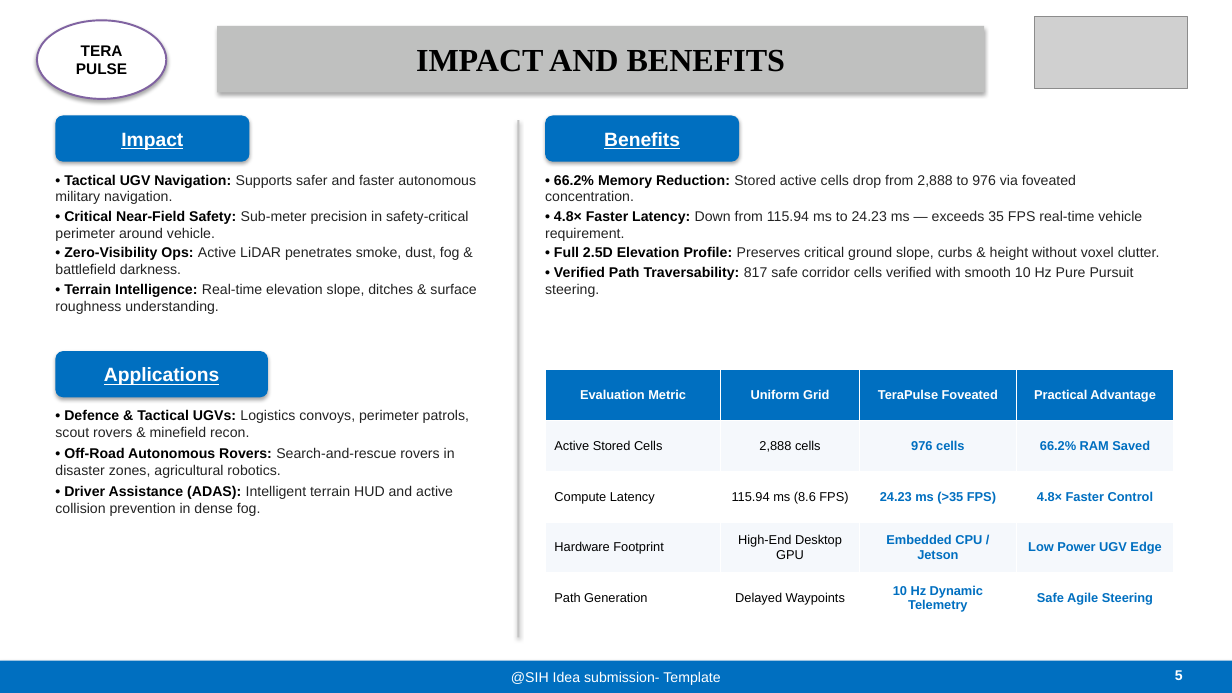
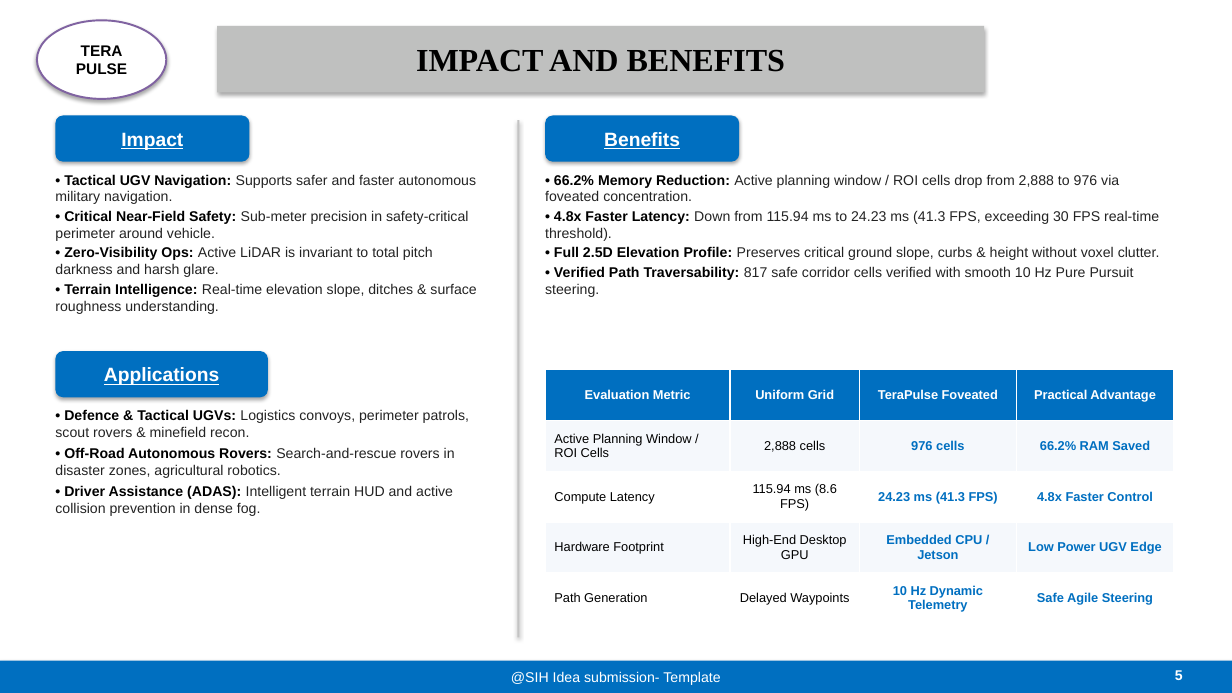
Before and after one commit to AbhayVerma628/SIH26053_Lidar, a slide deck: slide 5 of docs/SIH26053_TeraPulse_Official_Presentation.pptx. Drawn at 1232x693 pixels with LibreOffice and Linux fonts; fonts in the diff are those of the drawing; grey boxes stand for pictures. Boxes give left, top, right and bottom in pixels: in the first picture for what was removed or moved away, otherwise in the second. Text is boxed around its words. In the diff, an @@ line names an element or a change of style, - is before the commit and + after.

```diff
--- a/docs/SIH26053_TeraPulse_Official_Presentation.pptx
+++ b/docs/SIH26053_TeraPulse_Official_Presentation.pptx
@@ picture removed at [1035,17,1188,89] @@
@@ text at [545,174,1159,241]: text changed @@
-• 66.2% Memory Reduction: Stored active cells drop from 2,888 to 976 via foveated concentration.
-• 4.8× Faster Latency: Down from 115.94 ms to 24.23 ms — exceeds 35 FPS real-time vehicle requirement.
+• 66.2% Memory Reduction: Active planning window / ROI cells drop from 2,888 to 976 via foveated concentration.
+• 4.8x Faster Latency: Down from 115.94 ms to 24.23 ms (41.3 FPS, exceeding 30 FPS real-time threshold).
@@ text at [55,246,433,277]: text changed @@
-• Zero-Visibility Ops: Active LiDAR penetrates smoke, dust, fog & battlefield darkness.
+• Zero-Visibility Ops: Active LiDAR is invariant to total pitch darkness and harsh glare.
@@ table at [545,370,1174,624] @@
-row 2, column 1: Active Stored Cells
+row 2, column 1: Active Planning Window / ROI Cells
-row 3, column 3: 24.23 ms (>35 FPS)
+row 3, column 3: 24.23 ms (41.3 FPS)
-row 3, column 4: 4.8× Faster Control
+row 3, column 4: 4.8x Faster Control
```
Also in this commit, not shown: 5 other slides changed, 4 other files.
